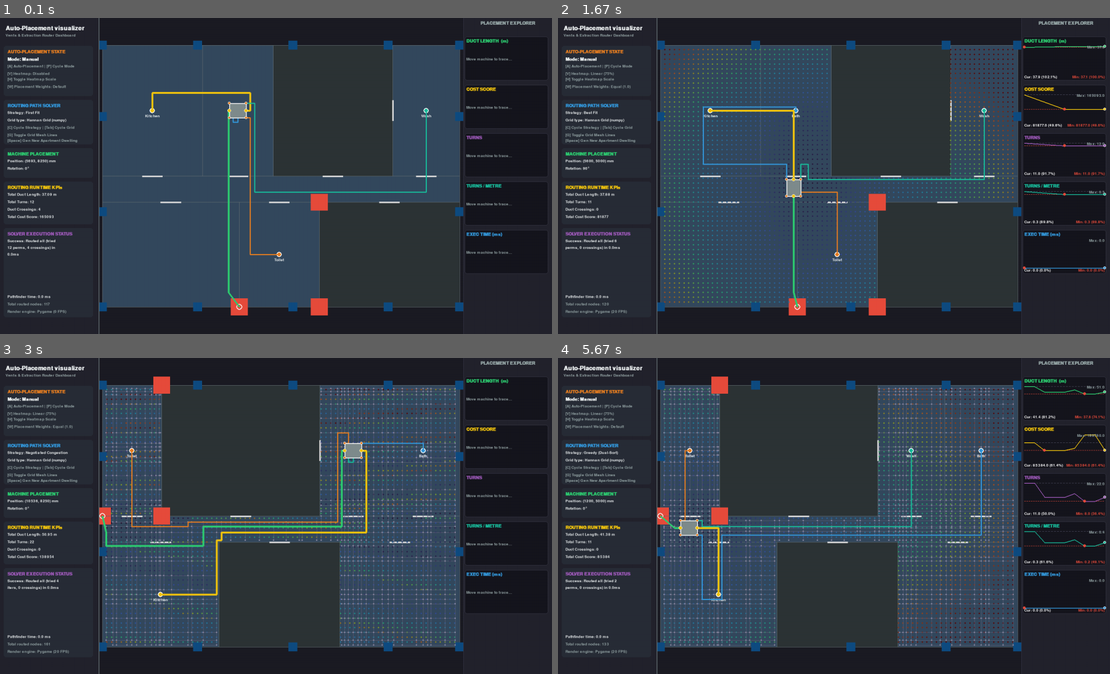
Above: before the commit, frames 1-4 (two rows, left to right).
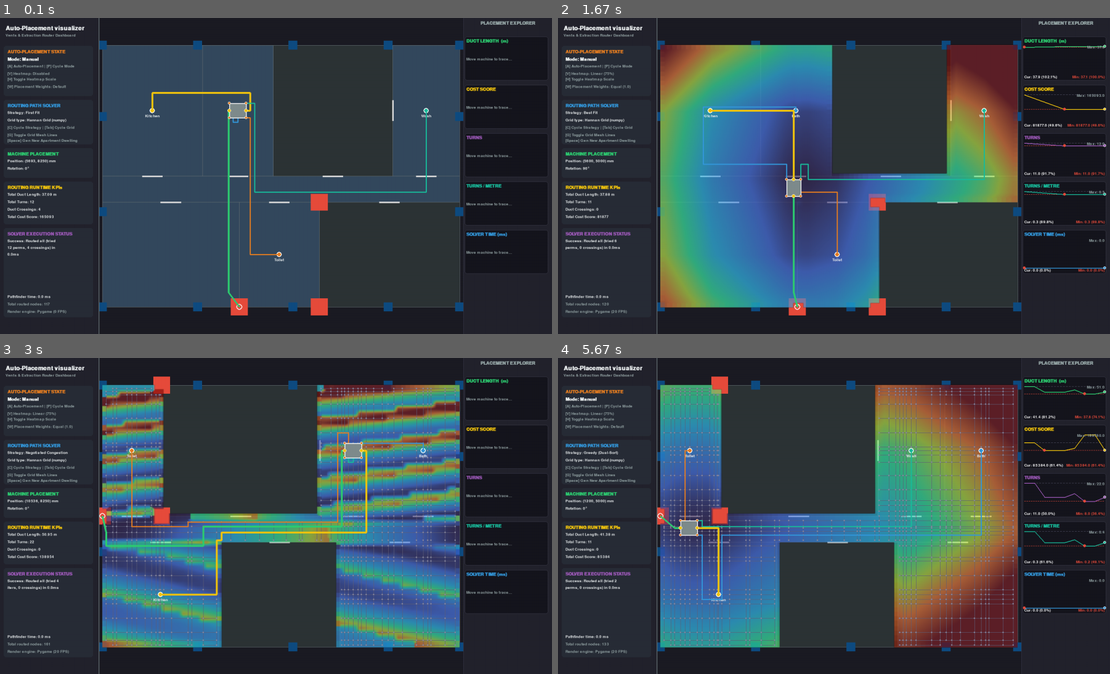
Above: after the commit, the same moments.

Repository: alxgom/MEP
Game: pygame game, started from demos/10.7/main.py
Same seed, same stepped clock (60 frames per second), same inputs: the game is played once before the commit and once after it.
Inputs (mouse positions are in pixels of both pictures, inside the frame that each line leads up to):
- Up to frame 1 (0.1 s): no input
- Up to frame 2 (1.67 s): hold W 0.33-0.8 s; move the mouse to (811, 188) at 0.37 s; hold A 0.83-1.37 s; move the mouse to (1010, 166) at 0.87 s; tap C at 0.98 s; hold A from 1.4 s (still down); move the mouse to (701, 179) at 1.43 s; tap V at 1.55 s
- Up to frame 3 (3 s): release A at 1.8 s; hold A 1.83-2.2 s; move the mouse to (480, 626) at 1.87 s; tap G at 1.98 s; hold A 2.23-2.7 s; move the mouse to (342, 544) at 2.27 s; tap C at 2.38 s; tap Space at 2.73 s
- Up to frame 4 (5.67 s): hold W 3.07-3.37 s; move the mouse to (635, 506) at 3.1 s; tap G at 3.22, 4.55 s; hold A 3.4-3.93 s; move the mouse to (834, 553) at 3.43 s; tap C at 3.55, 4.95 s; hold A 3.97-4.37 s; move the mouse to (1043, 636) at 4 s; tap V at 4.12, 5.45 s; hold W 4.4-4.77 s; move the mouse to (745, 411) at 4.43 s; hold A 4.8-5.27 s; move the mouse to (977, 487) at 4.83 s; hold W 5.3-5.6 s; move the mouse to (624, 446) at 5.33 s; hold A from 5.63 s (still down)

The runs differ from the first frame. In frame 1, less than 0.1% of the frame differs, in the area x 84-92%, y 67-70%; in frame 2, 33%, in the area x 18-92%, y 8-92%; in frame 3, 31%; in frame 4, 31%.

Commit message:
Add continuous heatmap and solver timing

Diff:
--- a/demos/10.7/main.py
+++ b/demos/10.7/main.py
@@ -104,6 +104,7 @@
 hist_event_markers = []                         # list of (index, label, color) tuples
 weight_mode_idx = 0                             # 0 for Default, 1 for Equal Weights
 heatmap_scale_mode = 0                          # 0 for Linear (75% Saturation), 1 for Log Scale
+heatmap_surface_cache = {"key": None, "surface": None}
 
 def to_screen(x, y):
     sx = OFFSET_X + x * SCALE_PX_PER_MM
@@ -1418,7 +1419,6 @@
 # MAIN SOLVER WRAPPER
 # ──────────────────────────────────────────────────────────────────────────
 def solve_ventilation_routing():
-    t_start = time.perf_counter()
     global_pins = get_machine_pins(machine_cx, machine_cy, machine_angle)
 
     machine_poly = Polygon([
@@ -1427,12 +1427,10 @@
 
     m_center = Point(machine_cx, machine_cy)
     if not routing_region_base or not routing_region_base.contains(m_center):
-        elapsed_ms = (time.perf_counter() - t_start) * 1000.0
-        return None, "Blocked: Machine outside region", elapsed_ms, 0
+        return None, "Blocked: Machine outside region", 0.0, 0
 
     if any(machine_poly.intersects(col) for col in columns):
-        elapsed_ms = (time.perf_counter() - t_start) * 1000.0
-        return None, "Blocked: Machine collides with column", elapsed_ms, 0
+        return None, "Blocked: Machine collides with column", 0.0, 0
 
     if grid_nodes is None:
         return None, "Building grid… press Space to retry", 0.0, 0
@@ -1445,8 +1443,7 @@
 
     pin_node_map = snap_pins_to_graph(global_pins)
     if not pin_node_map or not shaft_extraction:
-        elapsed_ms = (time.perf_counter() - t_start) * 1000.0
-        return None, "Blocked: Missing pins or shaft", elapsed_ms, 0
+        return None, "Blocked: Missing pins or shaft", 0.0, 0
 
     rep_pt = shaft_extraction.representative_point()
     shaft_center = (round(rep_pt.x), round(rep_pt.y))
@@ -1470,6 +1467,8 @@
             for nbr, dist, direction in current_env.adj[t_node_idx]:
                 edge = (min(t_node_idx, nbr), max(t_node_idx, nbr))
                 shaft_weights[edge] = 1e9
+
+    t_solver = time.perf_counter()
 
     # 1. Route Shaft via Super Source/Sink
     shaft_path, _, chosen_exhaust_pin = run_super_sink_astar(
@@ -1484,7 +1483,7 @@
     )
 
     if shaft_path is None:
-        elapsed_ms = (time.perf_counter() - t_start) * 1000.0
+        elapsed_ms = (time.perf_counter() - t_solver) * 1000.0
         return None, "Blocked: No path to shaft", elapsed_ms, 0
 
     # 2. Backtracking search over permutations of the small duct rooms
@@ -1631,7 +1630,7 @@
                     best_total_nodes = total_nodes_cand
 
                 if crossings == 0:
-                    elapsed_ms = (time.perf_counter() - t_start) * 1000.0
+                    elapsed_ms = (time.perf_counter() - t_solver) * 1000.0
                     status_text = f"Success: Routed all (tried {perm_attempts} iters, 0 crossings) in {elapsed_ms:.1f}ms"
                     return routes_cand, status_text, elapsed_ms, total_nodes_cand
 
@@ -1654,11 +1653,11 @@
                         node_history_congestion[node] = node_history_congestion.get(node, 0.0) + 4000.0
 
         if best_routes is not None:
-            elapsed_ms = (time.perf_counter() - t_start) * 1000.0
+            elapsed_ms = (time.perf_counter() - t_solver) * 1000.0
             status_text = f"Success: Routed all (tried {perm_attempts} iters, {best_crossings} crossings) in {elapsed_ms:.1f}ms"
             return best_routes, status_text, elapsed_ms, best_total_nodes
         else:
-            elapsed_ms = (time.perf_counter() - t_start) * 1000.0
+            elapsed_ms = (time.perf_counter() - t_solver) * 1000.0
             return None, f"Routing Blocked (tried {perm_attempts} iters) in {elapsed_ms:.1f}ms", elapsed_ms, 0
 
     # Pass 1: Try collision-free solutions (block_nodes=True)
@@ -1672,7 +1671,7 @@
             score = get_solution_score(routes_cand, crossings)
             if crossings == 0:
                 if routing_strategy_idx == 1:
-                    elapsed_ms = (time.perf_counter() - t_start) * 1000.0
+                    elapsed_ms = (time.perf_counter() - t_solver) * 1000.0
                     status_text = f"Success: Routed all (tried {perm_attempts} perms, 0 crossings) in {elapsed_ms:.1f}ms"
                     return routes_cand, status_text, elapsed_ms, total_nodes_cand
                 else:
@@ -1707,11 +1706,11 @@
                         break
 
     if best_routes is not None:
-        elapsed_ms = (time.perf_counter() - t_start) * 1000.0
+        elapsed_ms = (time.perf_counter() - t_solver) * 1000.0
         status_text = f"Success: Routed all (tried {perm_attempts} perms, {best_crossings} crossings) in {elapsed_ms:.1f}ms"
         return best_routes, status_text, elapsed_ms, best_total_nodes
     else:
-        elapsed_ms = (time.perf_counter() - t_start) * 1000.0
+        elapsed_ms = (time.perf_counter() - t_solver) * 1000.0
         return None, f"Routing Blocked (tried {perm_attempts} perms) in {elapsed_ms:.1f}ms", elapsed_ms, 0
 
 # ──────────────────────────────────────────────────────────────────────────
@@ -1903,43 +1902,108 @@
     lbl_title = font_lbl.render("COST HEATMAP", True, COLOR_TEXT)
     screen.blit(lbl_title, (cb_x + cb_w//2 - lbl_title.get_width()//2, cb_y - 20))
 
+def _score_to_heatmap_t(score, min_s, max_s):
+    diff = max_s - min_s if max_s > min_s else 1.0
+    if heatmap_scale_mode == 0:
+        t = (score - min_s) / diff
+        return min(1.0, t / 0.75)
+
+    min_s_safe = max(1.0, min_s)
+    max_ratio = max_s / min_s_safe
+    max_log = math.log(max_ratio) if max_ratio > 1.0 else 1.0
+    s_norm = score / max(1.0, min_s)
+    val_log = math.log(max(1.0, s_norm))
+    return val_log / max_log if max_log > 0 else 0.0
+
+def _interpolate_regular_score(wx, wy, score_grid):
+    gx = wx / GRID_SPACING
+    gy = wy / GRID_SPACING
+    ix0 = math.floor(gx)
+    iy0 = math.floor(gy)
+    fx = gx - ix0
+    fy = gy - iy0
+
+    q00 = score_grid.get((ix0, iy0))
+    q10 = score_grid.get((ix0 + 1, iy0))
+    q01 = score_grid.get((ix0, iy0 + 1))
+    q11 = score_grid.get((ix0 + 1, iy0 + 1))
+
+    if q00 is not None and q10 is not None and q01 is not None and q11 is not None:
+        return (
+            q00 * (1.0 - fx) * (1.0 - fy) +
+            q10 * fx * (1.0 - fy) +
+            q01 * (1.0 - fx) * fy +
+            q11 * fx * fy
+        )
+
+    candidates = []
+    for ix, iy, score in (
+        (ix0, iy0, q00),
+        (ix0 + 1, iy0, q10),
+        (ix0, iy0 + 1, q01),
+        (ix0 + 1, iy0 + 1, q11),
+    ):
+        if score is None:
+            continue
+        dx = wx - ix * GRID_SPACING
+        dy = wy - iy * GRID_SPACING
+        d2 = dx * dx + dy * dy
+        candidates.append((d2, score))
+
+    if not candidates:
+        return None
+
+    d2, score = min(candidates, key=lambda item: item[0])
+    if d2 <= (GRID_SPACING * 1.45) ** 2:
+        return score
+    return None
+
+def _build_heatmap_surface(node_scores):
+    min_s = min(node_scores.values())
+    max_s = max(node_scores.values())
+    score_grid = {}
+    for node_idx, score in node_scores.items():
+        if node_idx >= len(base_regular_env.nodes):
+            continue
+        x, y = base_regular_env.nodes[node_idx]
+        score_grid[(round(float(x) / GRID_SPACING), round(float(y) / GRID_SPACING))] = float(score)
+
+    low_w = 320
+    low_h = max(1, round(low_w * CANVAS_H / CANVAS_W))
+    low = pygame.Surface((low_w, low_h), pygame.SRCALPHA)
+    alpha = 150
+
+    for py in range(low_h):
+        abs_y = CANVAS_TOP + (py + 0.5) * CANVAS_H / low_h
+        wy = 11000.0 - (abs_y - OFFSET_Y) / SCALE_PX_PER_MM
+        for px in range(low_w):
+            abs_x = CANVAS_LEFT + (px + 0.5) * CANVAS_W / low_w
+            wx = (abs_x - OFFSET_X) / SCALE_PX_PER_MM
+            score = _interpolate_regular_score(wx, wy, score_grid)
+            if score is None:
+                continue
+            c = get_turbo_color(_score_to_heatmap_t(score, min_s, max_s))
+            low.set_at((px, py), (c[0], c[1], c[2], alpha))
+
+    return pygame.transform.smoothscale(low, (CANVAS_W, CANVAS_H))
+
 def draw_distance_heatmap(screen, node_scores):
     if not node_scores or base_regular_env is None:
         return
-    min_s = min(node_scores.values())
-    max_s = max(node_scores.values())
-    diff = max_s - min_s if max_s > min_s else 1.0
-    bg = COLOR_BG
-    alpha = 0.60  # blend fraction: 0 = invisible, 1 = full colour
-
-    # Precalculate log divisor if mode is 1
-    if heatmap_scale_mode == 1:
-        min_s_safe = max(1.0, min_s)
-        max_ratio = max_s / min_s_safe
-        max_log = math.log(max_ratio) if max_ratio > 1.0 else 1.0
-
-    for node_idx, score in node_scores.items():
-        if node_idx >= len(base_regular_env.nodes):
-            continue
-        pt = base_regular_env.nodes[node_idx]
-        px, py = to_screen(pt[0], pt[1])
-
-        if heatmap_scale_mode == 0:
-            t = (score - min_s) / diff
-            t_sat = min(1.0, t / 0.75)
-        else:
-            s_norm = score / max(1.0, min_s)
-            val_log = math.log(max(1.0, s_norm))
-            t_sat = val_log / max_log if max_log > 0 else 0.0
-
-        tr, tg, tb = get_turbo_color(t_sat)
-        # blend toward background for a faint underlay
-        c = (
-            int(bg[0] + alpha * (tr - bg[0])),
-            int(bg[1] + alpha * (tg - bg[1])),
-            int(bg[2] + alpha * (tb - bg[2])),
-        )
-        pygame.draw.circle(screen, c, (px, py), 2)
+    key = (
+        id(base_regular_env),
+        id(node_scores),
+        len(node_scores),
+        min(node_scores.values()),
+        max(node_scores.values()),
+        heatmap_scale_mode,
+        CANVAS_W,
+        CANVAS_H,
+    )
+    if heatmap_surface_cache["key"] != key:
+        heatmap_surface_cache["surface"] = _build_heatmap_surface(node_scores)
+        heatmap_surface_cache["key"] = key
+    screen.blit(heatmap_surface_cache["surface"], (CANVAS_LEFT, CANVAS_TOP))
 
 def record_history(routes, crossings_count, elapsed_ms):
     """Append one sample to the history buffers (called after every successful solve)."""
@@ -1965,7 +2029,7 @@
     pw = PANEL_W - 24
     ph = 118   # height of each chart area
     gap = 12   # gap between the plots
-    titles   = ["DUCT LENGTH  (m)", "COST SCORE", "TURNS", "TURNS / METRE", "EXEC TIME (ms)"]
+    titles   = ["DUCT LENGTH  (m)", "COST SCORE", "TURNS", "TURNS / METRE", "SOLVER TIME (ms)"]
     buffers  = [hist_length, hist_score, hist_turns, hist_turns_per_len, hist_exec_ms]
     colors   = [(46, 204, 113), (241, 196, 15), (155, 89, 182), (26, 188, 156), (52, 152, 219)]
     y_starts = [50 + i * (ph + gap) for i in range(len(buffers))]
